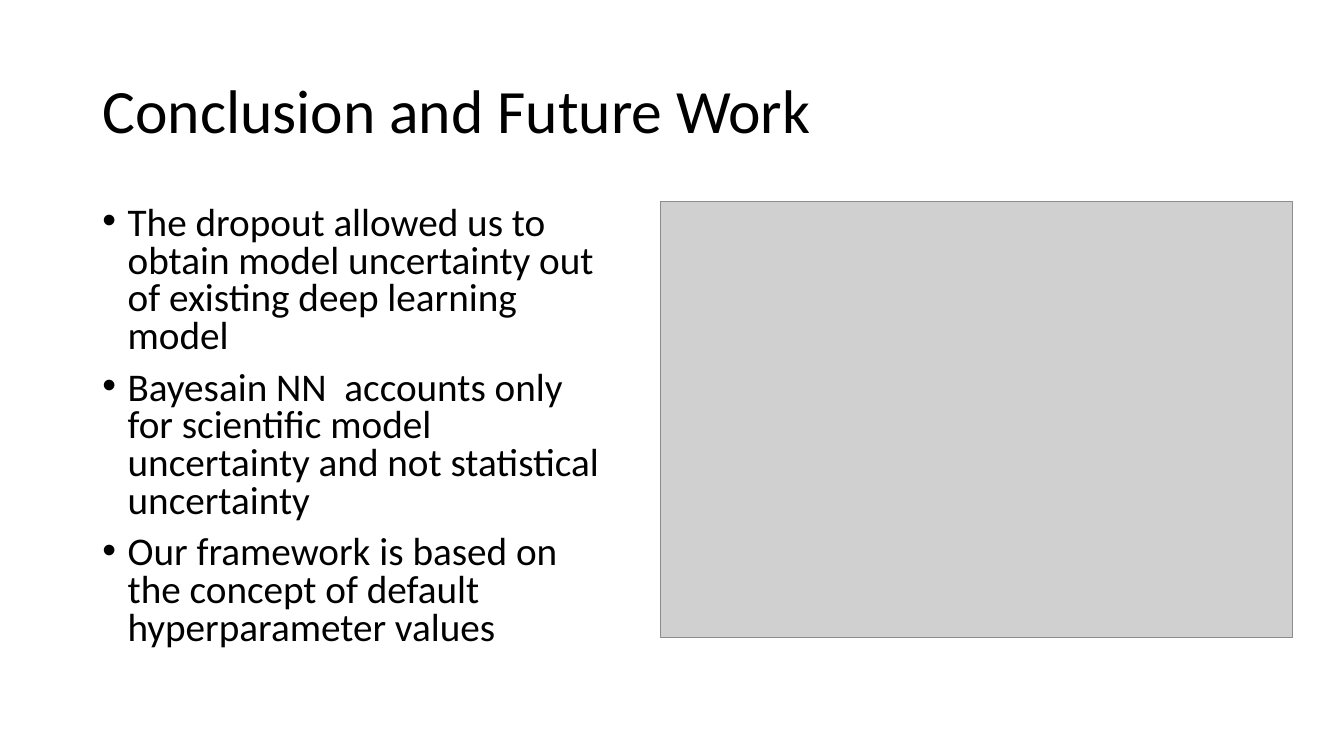
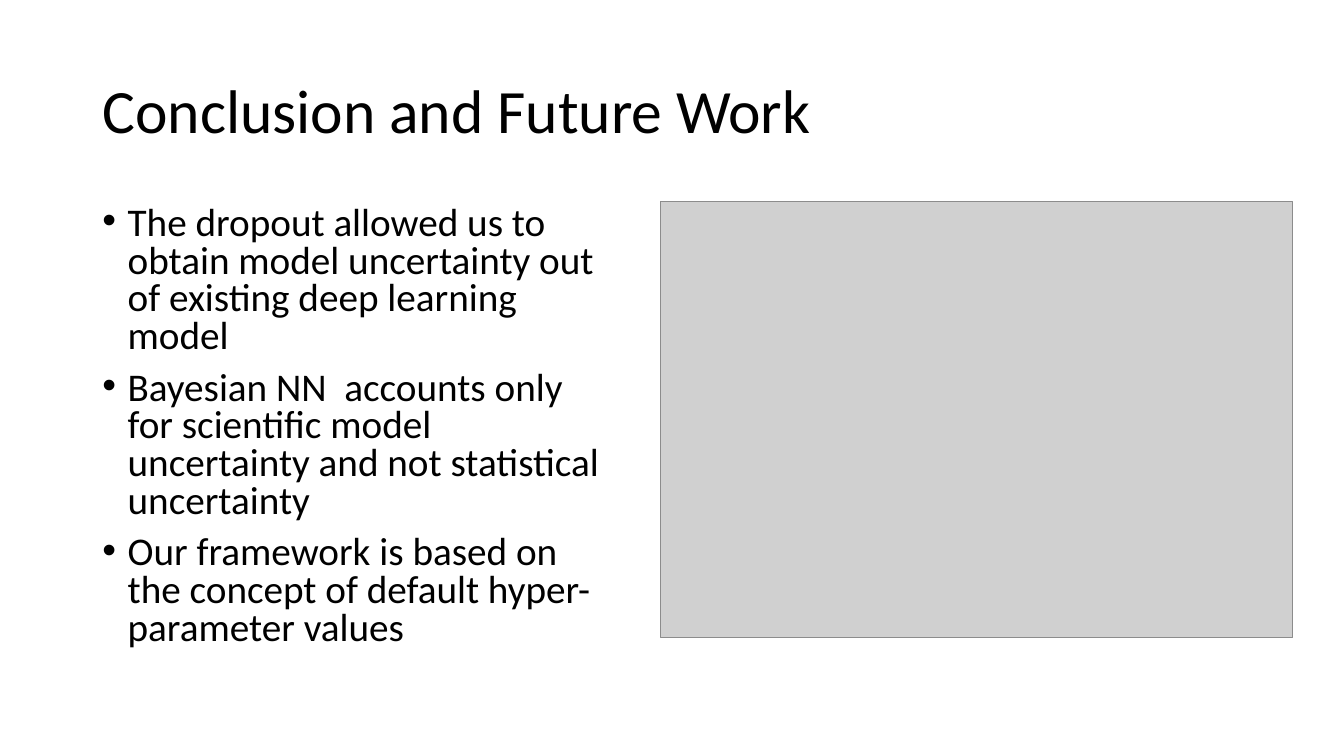
Before and after one commit to Dhrutic/An-ensemble-Deep-Neural-Net-approach-for-Value-at-Risk-Analysis, a slide deck: slide 15 of Presentation.pptx. Drawn at 1344x756 pixels with LibreOffice and Linux fonts; fonts in the diff are those of the drawing; grey boxes stand for pictures. Boxes give left, top, right and bottom in pixels: in the first picture for what was removed or moved away, otherwise in the second. Text is boxed around its words. In the diff, an @@ line names an element or a change of style, - is before the commit and + after.

```diff
--- a/Presentation.pptx
+++ b/Presentation.pptx
@@ text at <box>128,373,599,648</box>: text changed @@
-• Bayesain NN accounts only for scientific model uncertainty and not statistical uncertainty
-• Our framework is based on the concept of default hyperparameter values
+• Bayesian NN accounts only for scientific model uncertainty and not statistical uncertainty
+• Our framework is based on the concept of default hyper-parameter values
```
Also in this commit, not shown: 4 other slides changed.
